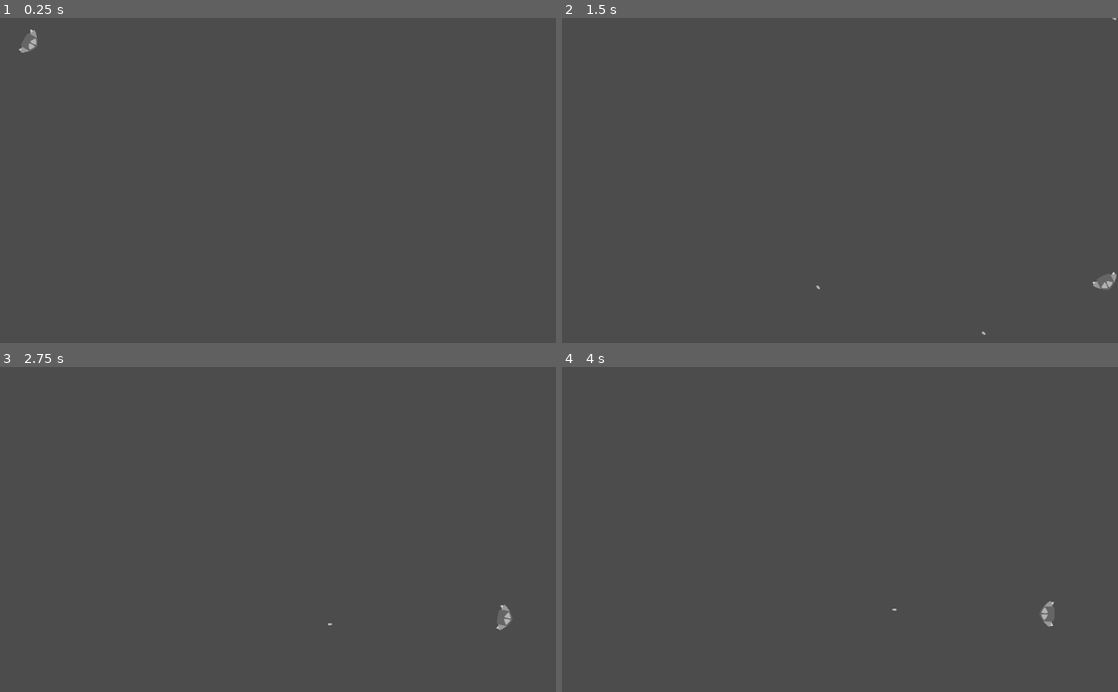
Above: before the commit, frames 1-4 (two rows, left to right).
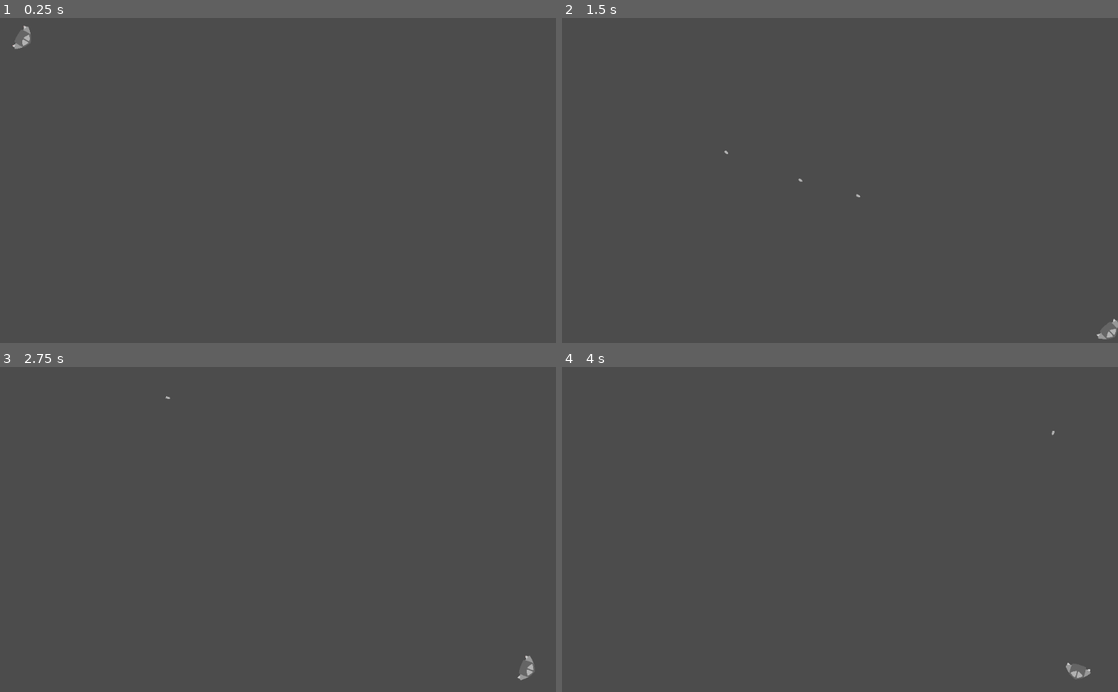
Above: after the commit, the same moments.

Repository: 3k2ng/Chaotic_Spacemass
Game: Godot game, scene res://src/Scenes/TestScene.tscn
Two runs of this game, one before a commit and one after it. Both use one fixed random seed, a clock stepped at 60 frames per second and the inputs below. The project has no main scene, so this scene is started directly.
Inputs:
- Up to frame 1 (0.25 s): no input
- Up to frame 2 (1.5 s): hold D (right_0) 0.53-1.28 s; hold S (shoot_0) 0.53-1.28 s; hold A (left_0) from 1.28 s (still down); tap S (shoot_0) at 1.35 s
- Up to frame 3 (2.75 s): release A (left_0) at 2.03 s; hold D (right_0) from 2.03 s (still down); hold S (shoot_0) from 2.03 s (still down)
- Up to frame 4 (4 s): release S (shoot_0) at 2.78 s; tap S (shoot_0) at 2.85 s; release D (right_0) at 3.53 s; hold A (left_0) from 3.53 s (still down); hold S (shoot_0) from 3.53 s (still down)

The runs differ from the first frame. In frame 1, 0.2% of the frame differs, in the area x 2-7%, y 2-11%; in frame 2, 0.3%, in the area x 29-100%, y 0-99%; in frame 3, 0.3%; in frame 4, 0.3%.

Commit message:
little changes

Diff:
--- a/project.godot
+++ b/project.godot
@@ -23,6 +23,10 @@
 config/name="Chaotic Spacemass"
 config/icon="res://icon.png"
 
+[display]
+
+window/size/resizable=false
+
 [input]
 
 left_0={
--- a/src/Objects/Player.gd
+++ b/src/Objects/Player.gd
@@ -2,7 +2,7 @@
 extends EndlessScreenObject
 
 #Max speed (min speed = 0)
-export var speed_limit: float = 512
+export var speed_limit: float = 256
 
 #Cooldown
 export var shoot_cd: float = .2
